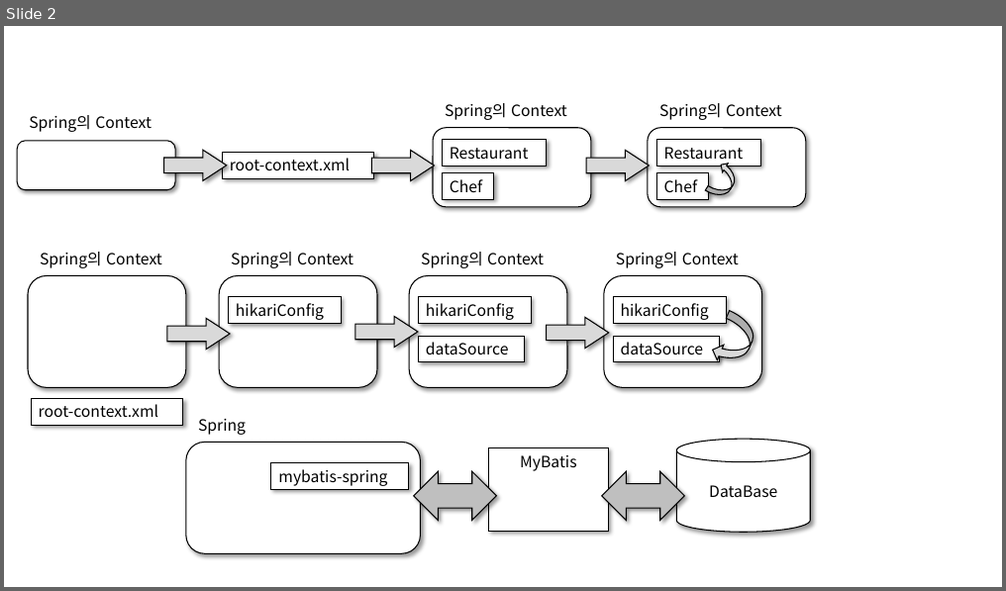
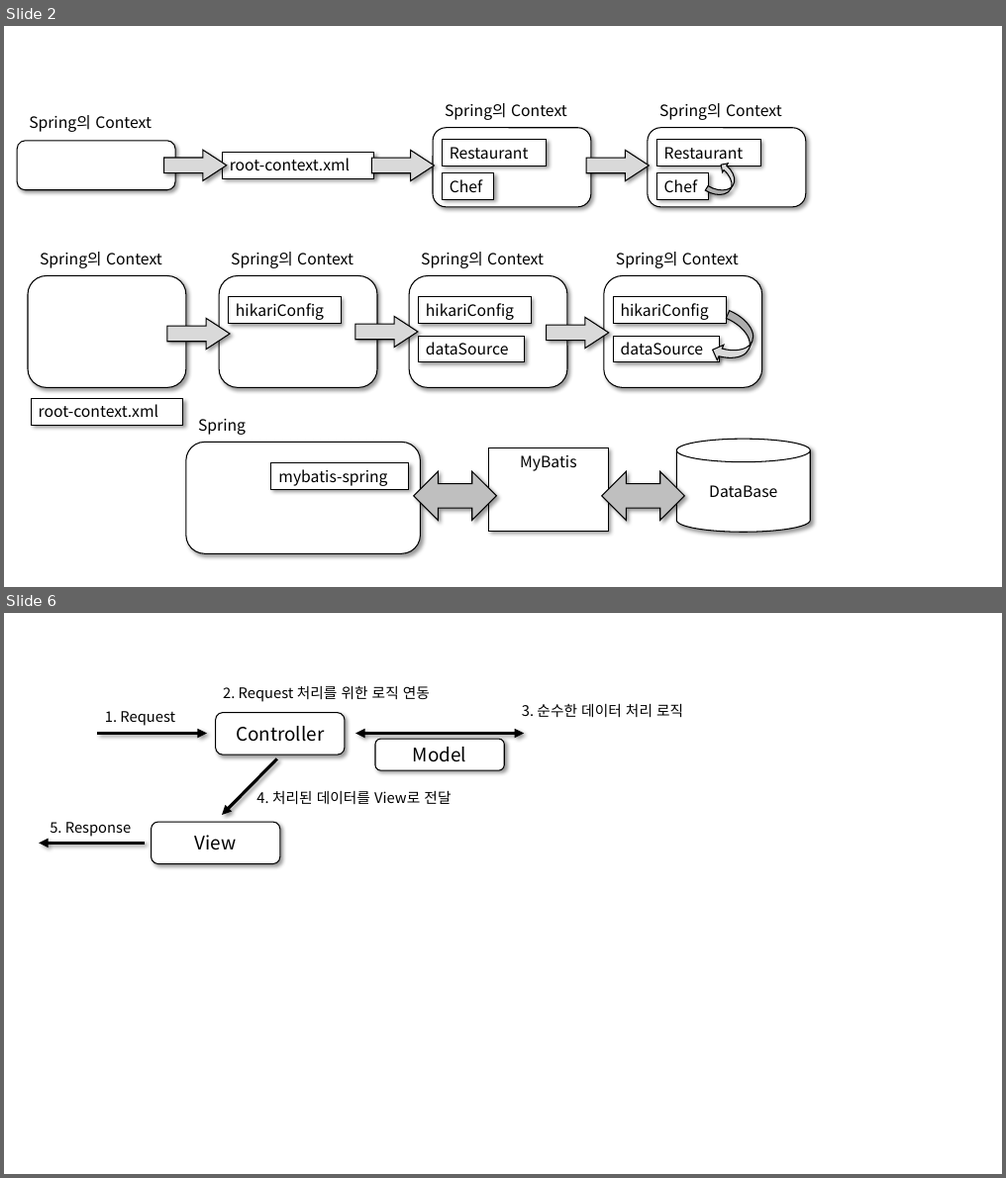
Before and after one commit to yoon1fe/TIL, a slide deck: Spring/pics.pptx. Shown one above the other, each under a label of ours: slide 2 before the commit, slides 2 and 6 after it; the slides between them are not shown. The pictures are 1006x591 and 1006x1178 pixels, drawn with LibreOffice and Linux fonts; fonts in the diff are those of the drawing. Boxes give left, top, right and bottom in pixels: in the first picture for what was removed or moved away, otherwise in the second. Text is boxed around its words. In the diff, an @@ line names an element or a change of style, - is before the commit and + after.

```diff
--- a/Spring/pics.pptx
+++ b/Spring/pics.pptx
@@ slide 6 added at (4,613,1002,1174), background #FFFFFF @@
@@ text added at (223,686,430,702), 14 pt, text #000000 @@
+2. Request 처리를 위한 로직 연동
@@ text added at (105,711,175,726), 14 pt, text #000000 @@
+1. Request
@@ rounded rectangle added at (216,713,345,755), fill #FFFFFF, outline #000000 1 pt, 18 pt, text #000000 @@
+Controller
@@ text added at (522,704,683,717), 14 pt, text #000000 @@
+3. 순수한 데이터 처리 로직
@@ arrow added from (98, 734) to (207, 734), #000000 3 pt @@
@@ arrow added from (277, 759) to (222, 815), #000000 3 pt @@
@@ double arrow added from (355, 734) to (525, 734), #000000 3 pt @@
@@ rounded rectangle added at (375,739,504,770), fill #FFFFFF, outline #000000 1 pt, 18 pt, text #000000 @@
+Model
@@ text added at (256,791,450,804), 14 pt, text #000000 @@
+4. 처리된 데이터를 View로 전달
@@ arrow added from (145, 843) to (40, 843), #000000 3 pt @@
@@ text added at (50,822,131,837), 14 pt, text #000000 @@
+5. Response
@@ rounded rectangle added at (152,822,280,863), fill #FFFFFF, outline #000000 1 pt, 18 pt, text #000000 @@
+View
```
Also in this commit, not shown: 4 other slides added, 1 other file.
